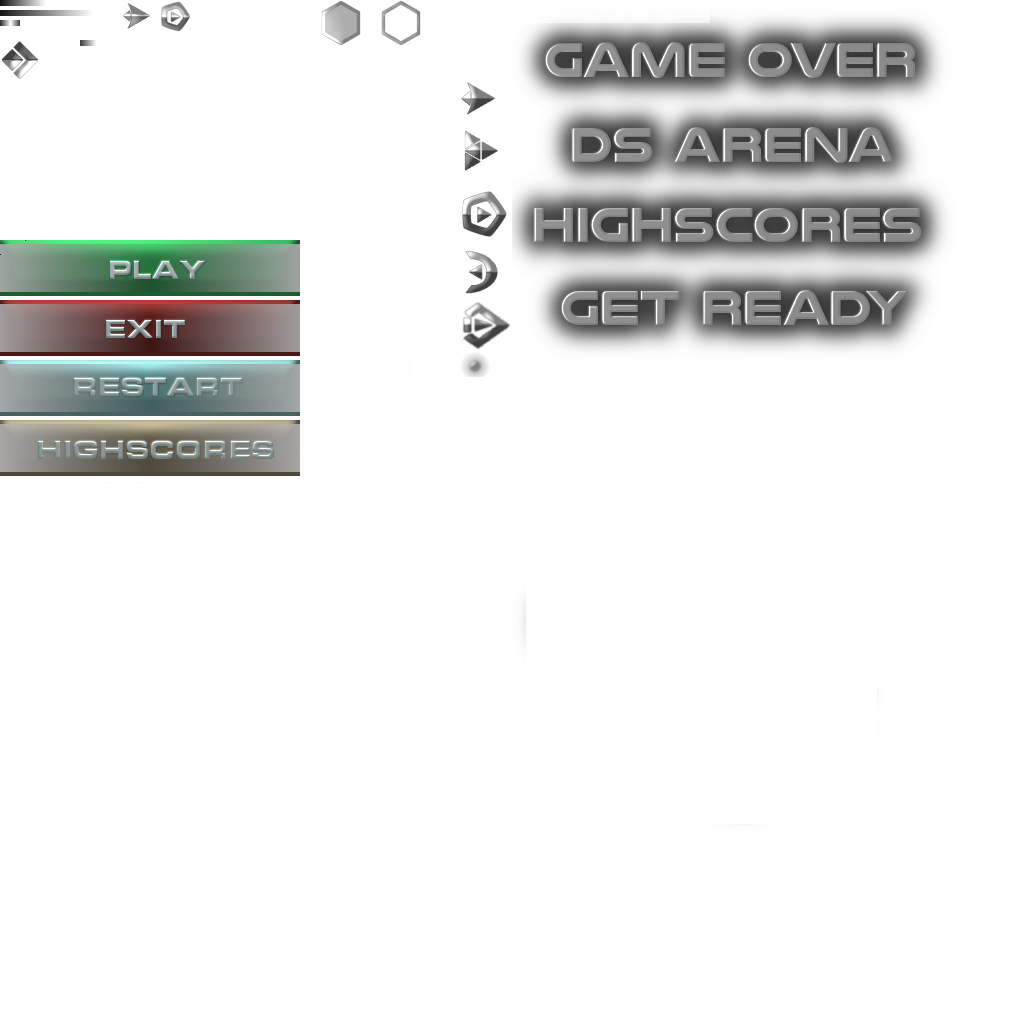
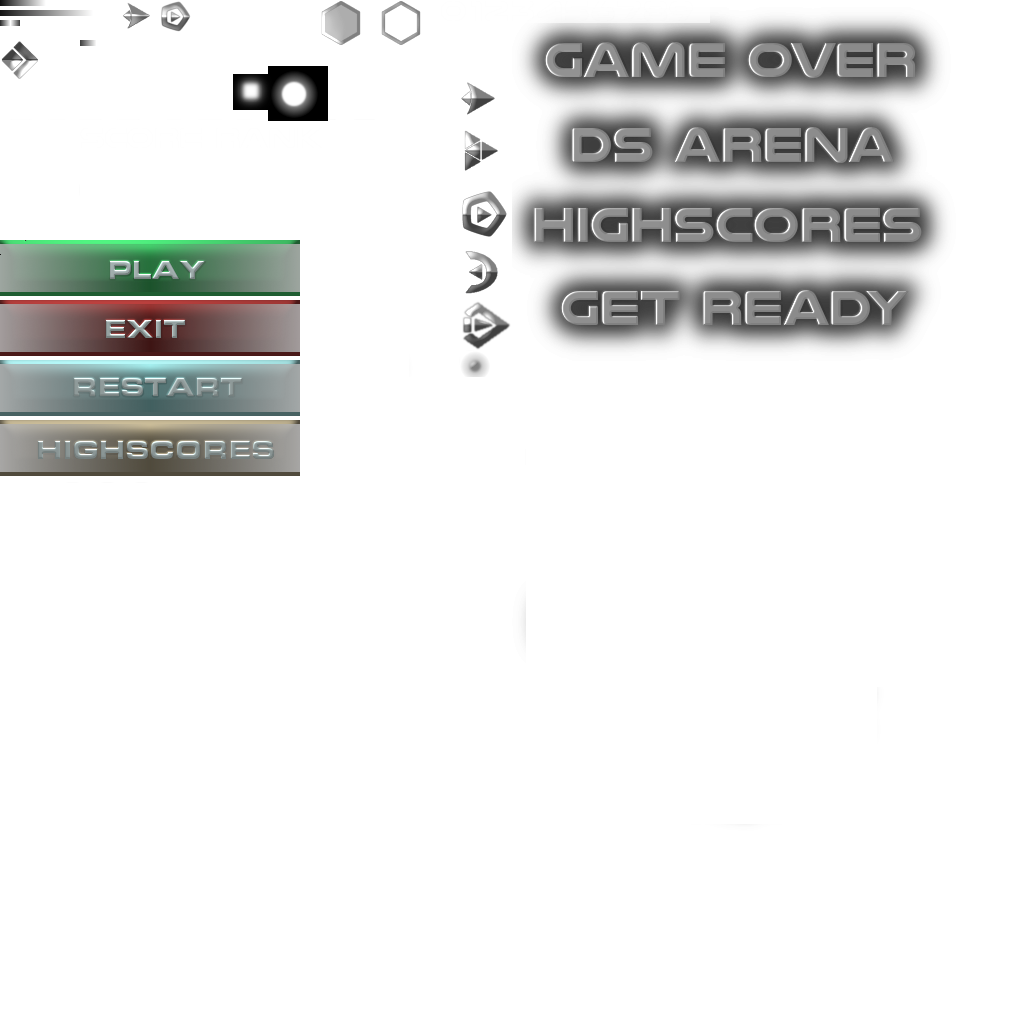
Comparing the layer stacks of the two 1024×1024 images. Changes:
added layer "Ebene #3" above "Ebene #1" over [280, 80, 308, 108]
added layer "Ebene #1" above "Ebene #2" over [233, 70, 318, 118]
added layer "Ebene #2" above "Ebene #15" over [268, 66, 328, 121]
